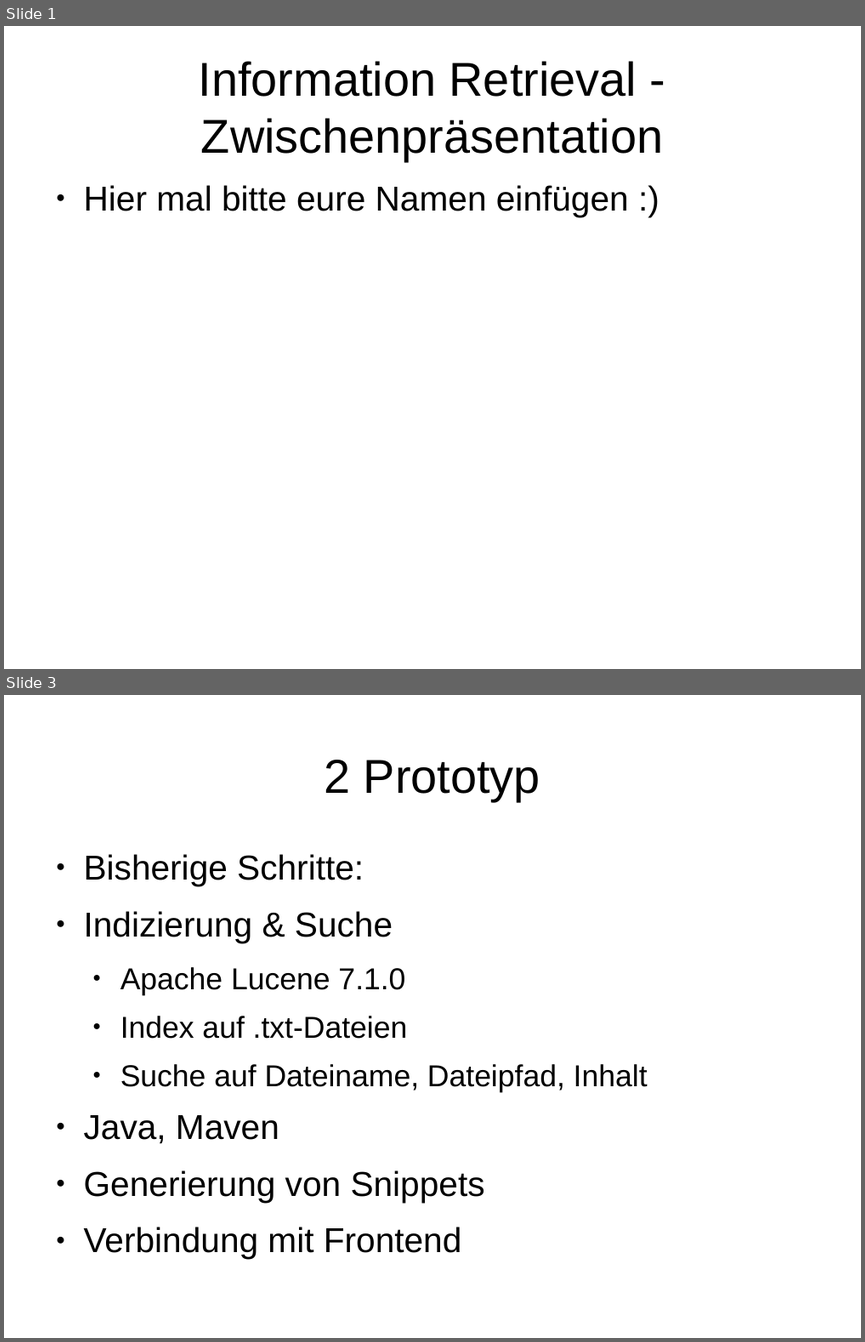
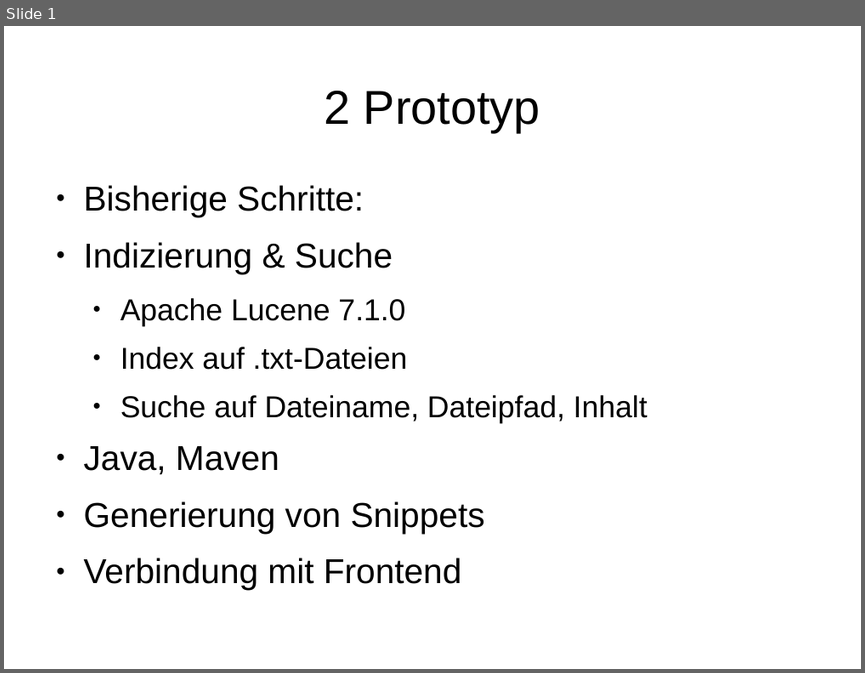
Before and after one commit to 43ndr1k/Digital-Text-Forensics, a slide deck: Zwischenpräsentation/Folien_David.odp. Shown one above the other, each under a label of ours: slides 1 and 3 before the commit, slide 1 after it; the slides between them are not shown. The pictures are 865x1342 and 865x673 pixels, drawn with LibreOffice and Linux fonts; fonts in the diff are those of the drawing. Boxes give left, top, right and bottom in pixels: in the first picture for what was removed or moved away, otherwise in the second. Text is boxed around its words. In the diff, an @@ line names an element or a change of style, - is before the commit and + after.

```diff
--- a/Zwischenpräsentation/Folien_David.odp
+++ b/Zwischenpräsentation/Folien_David.odp
@@ slide 1 removed at bbox=[4, 26, 861, 669], background #FFFFFF @@
@@ title removed at bbox=[199, 61, 663, 161] @@
-Information Retrieval - Zwischenpräsentation
@@ text removed at bbox=[84, 185, 629, 217] @@
-● Hier mal bitte eure Namen einfügen :)
@@ what was slide 3 is now slide 1 @@
```
Also in this commit, not shown: 1 other slide removed.
